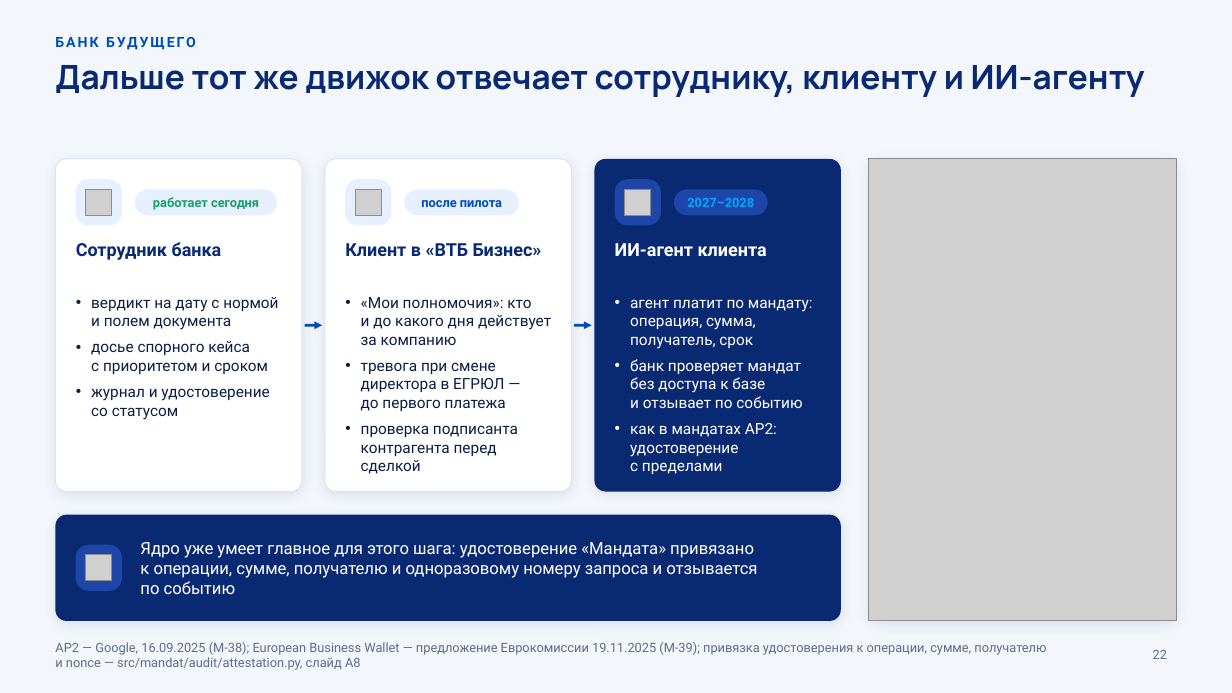
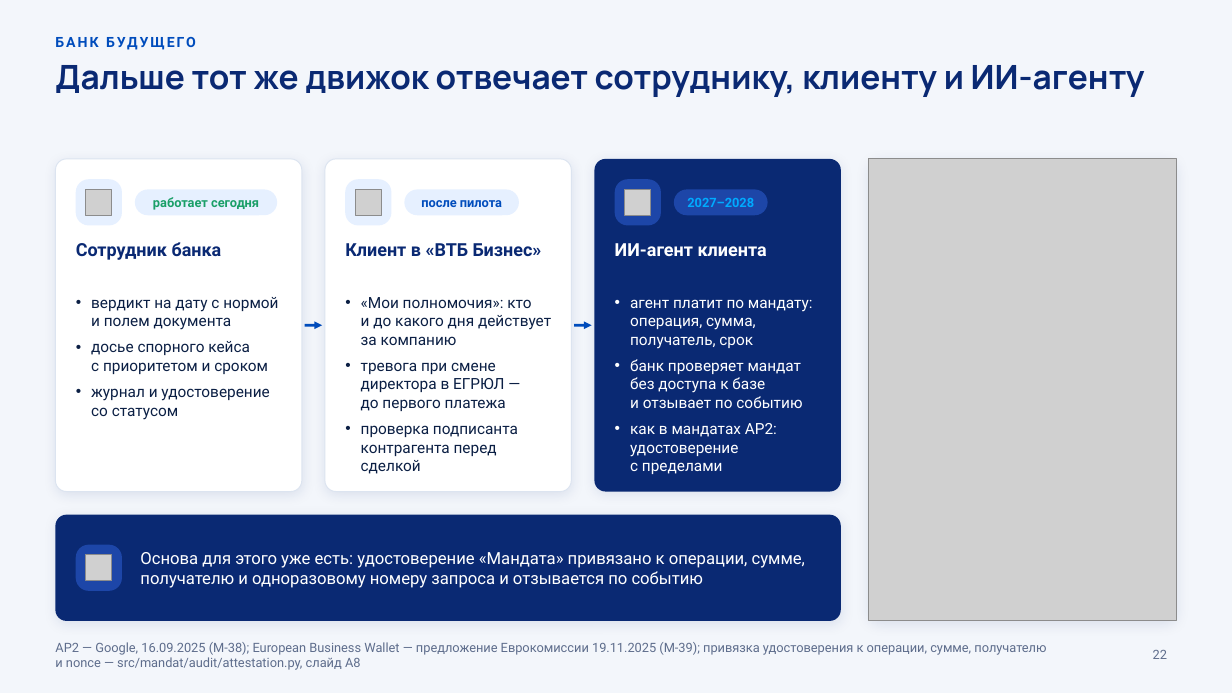
Before and after one commit to KonkovDV/Mandat, a slide deck: slide 22 of submission/slides/Mandat_VTB.pptx. Drawn at 1232x693 pixels with LibreOffice and Linux fonts; fonts in the diff are those of the drawing; grey boxes stand for pictures; background and template pictures are left out. Boxes give left, top, right and bottom in pixels: in the first picture for what was removed or moved away, otherwise in the second. Text is boxed around its words. In the diff, an @@ line names an element or a change of style, - is before the commit and + after.

Commit message:
deck: plainer wording on the sprint, admission, pilot, scale and vision slides
Card heads and bands say who does what in ordinary sentences; the pilot title names the single operation; facts and numbers are unchanged.

```diff
--- a/submission/slides/Mandat_VTB.pptx
+++ b/submission/slides/Mandat_VTB.pptx
@@ text at <box>140,552,805,588</box>: text changed @@
-Ядро уже умеет главное для этого шага: удостоверение «Мандата» привязано к операции, сумме, получателю и одноразовому номеру запроса и отзывается по событию
+Основа для этого уже есть: удостоверение «Мандата» привязано к операции, сумме, получателю и одноразовому номеру запроса и отзывается по событию
```
Also in this commit, not shown: 4 other slides changed, 14 other files.
